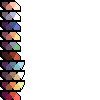
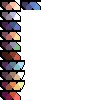
Layer changes from the first 100×100 image to the second:
painted on "Arrière-plan" over (20, 0, 41, 10)
